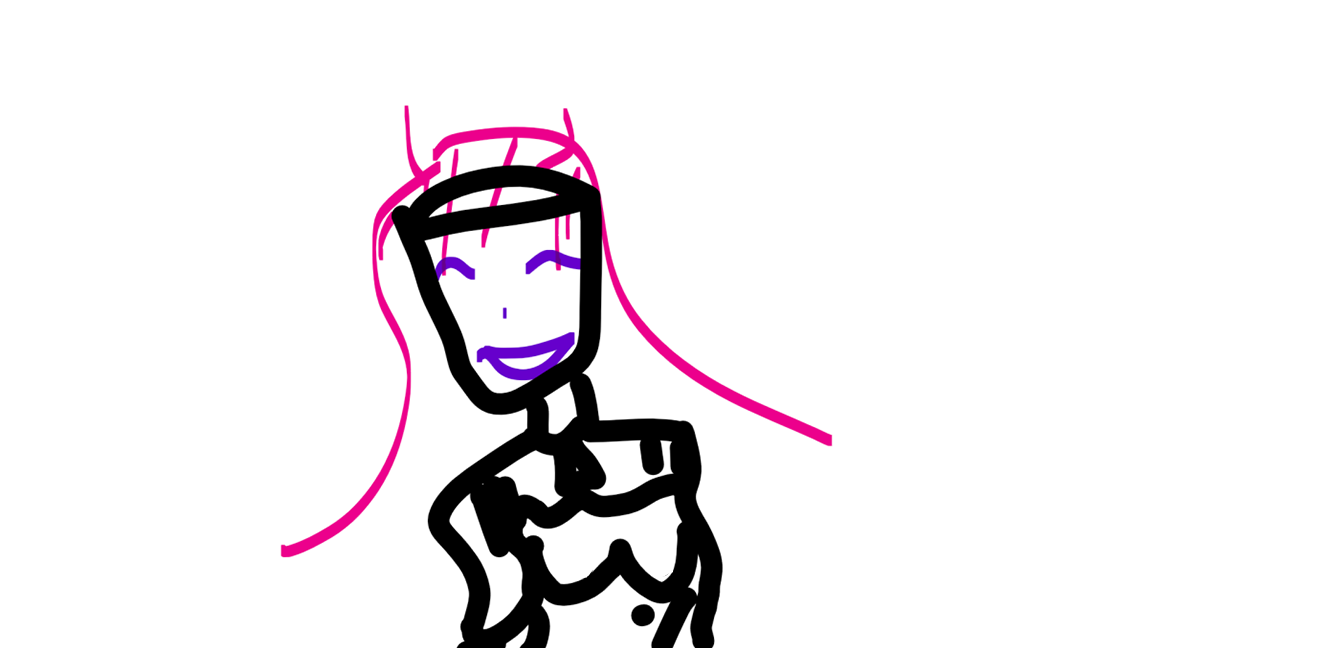
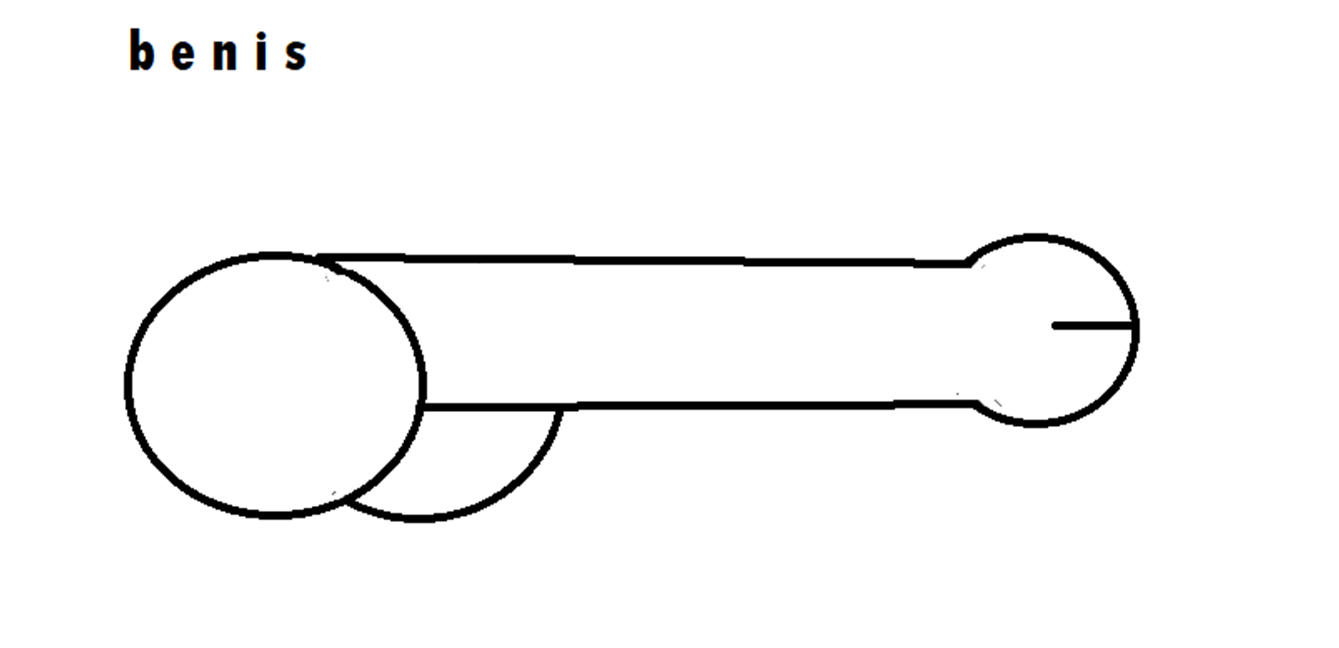
Two versions of the same layered image (1339×648). Layer-by-layer changes:
removed layer "sam sus" over [left=123, top=27, right=1141, bottom=648]
added layer "daniel" above "Layer 0" over [left=123, top=27, right=1141, bottom=648]
